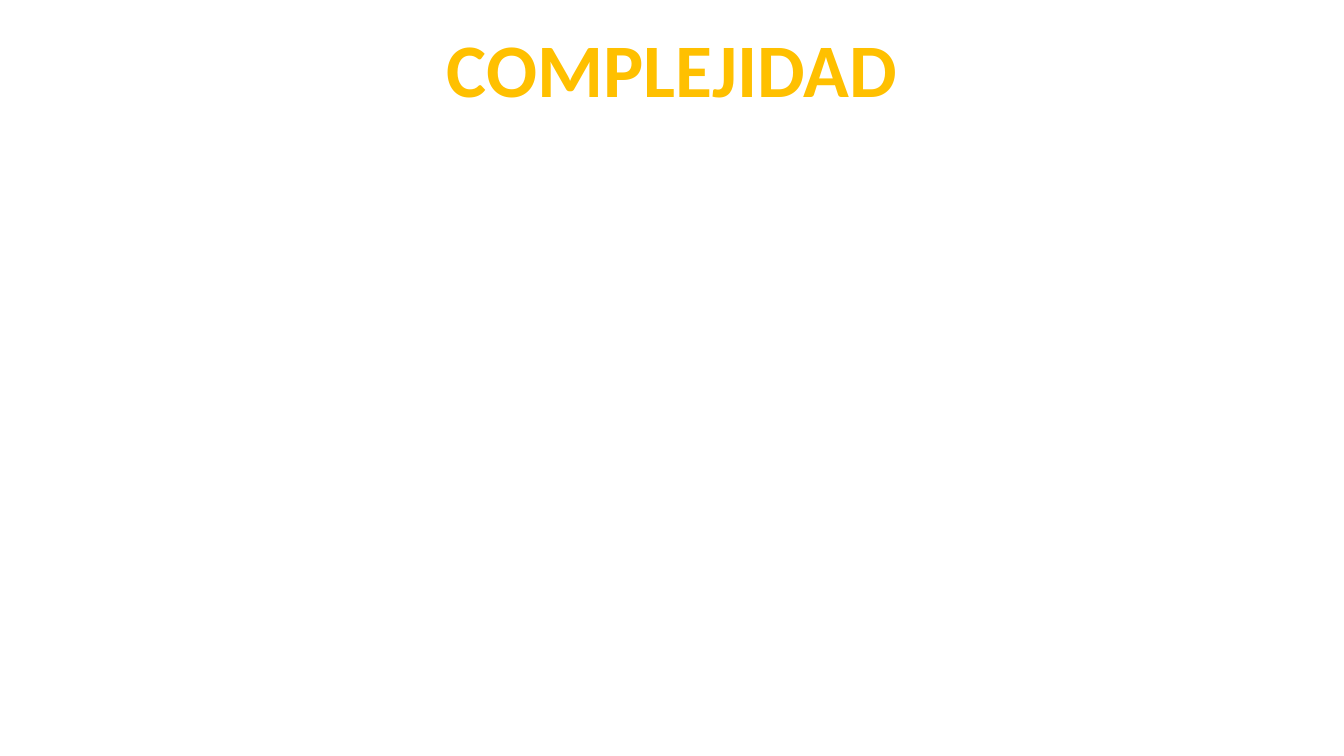
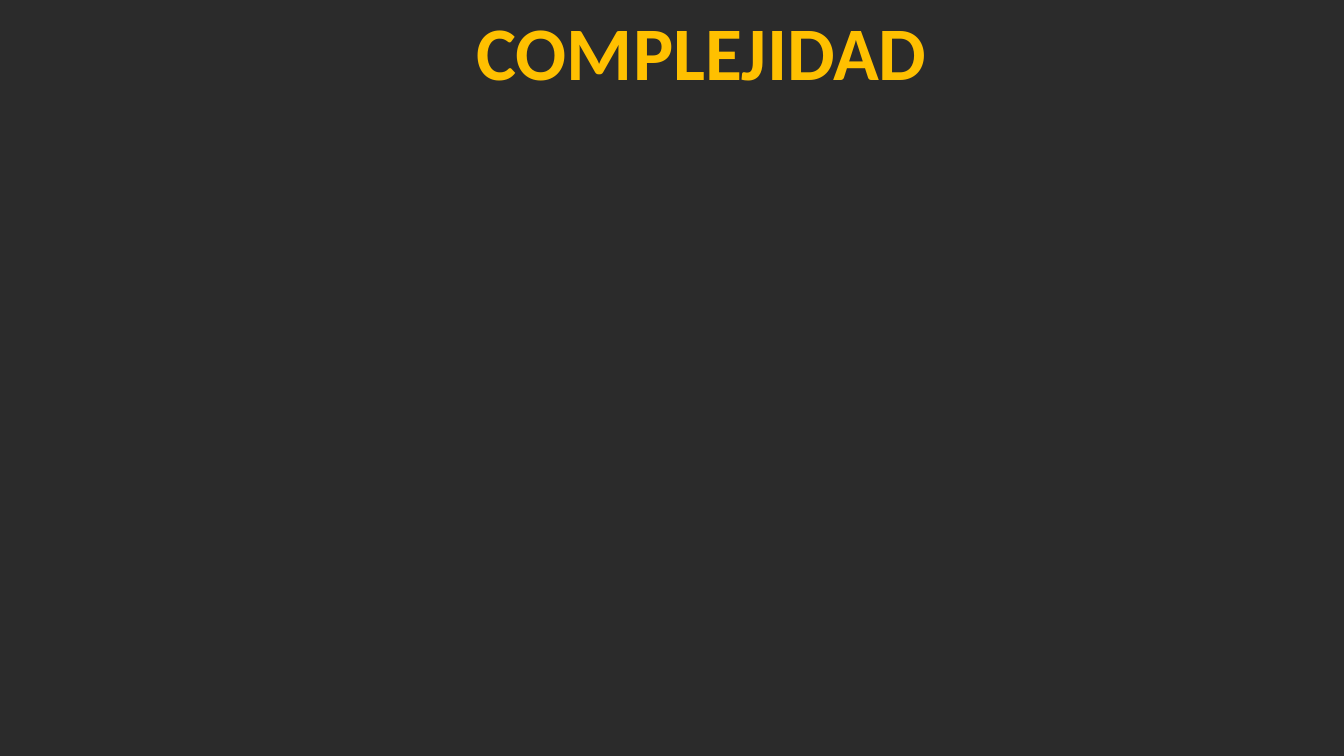
Before and after one commit to vector2202/AlgoritmosESCOM, a slide deck: slide 6 of Proyecto/PRESENTACION ALGORITMO.pptx. Drawn at 1344x756 pixels with LibreOffice and Linux fonts; fonts in the diff are those of the drawing; background and template pictures are left out; a plain dark background stands for a picture behind light text. Boxes give left, top, right and bottom in pixels: in the first picture for what was removed or moved away, otherwise in the second. Text is boxed around its words. In the diff, an @@ line names an element or a change of style, - is before the commit and + after.

```diff
--- a/Proyecto/PRESENTACION ALGORITMO.pptx
+++ b/Proyecto/PRESENTACION ALGORITMO.pptx
@@ background #FFFFFF to picture (left out) @@
@@ text "COMPLEJIDAD": place and size @@
-text "COMPLEJIDAD" at <box>447,47,897,98</box>
+text "COMPLEJIDAD" at <box>476,30,926,81</box>
```
